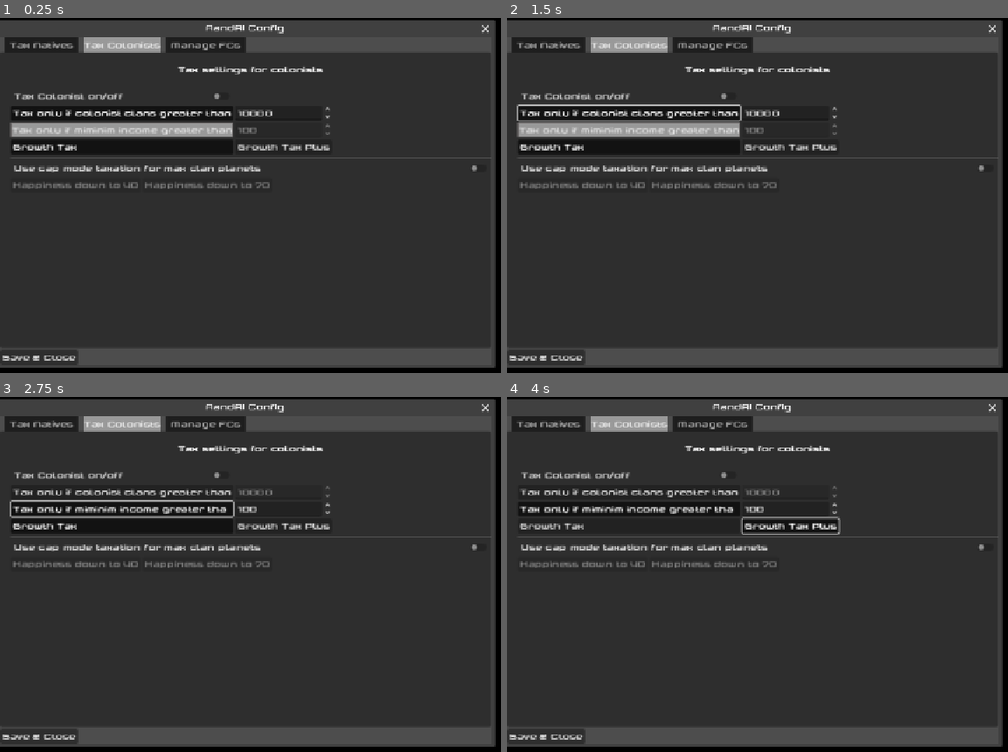
Above: before the commit, frames 1-4 (two rows, left to right).
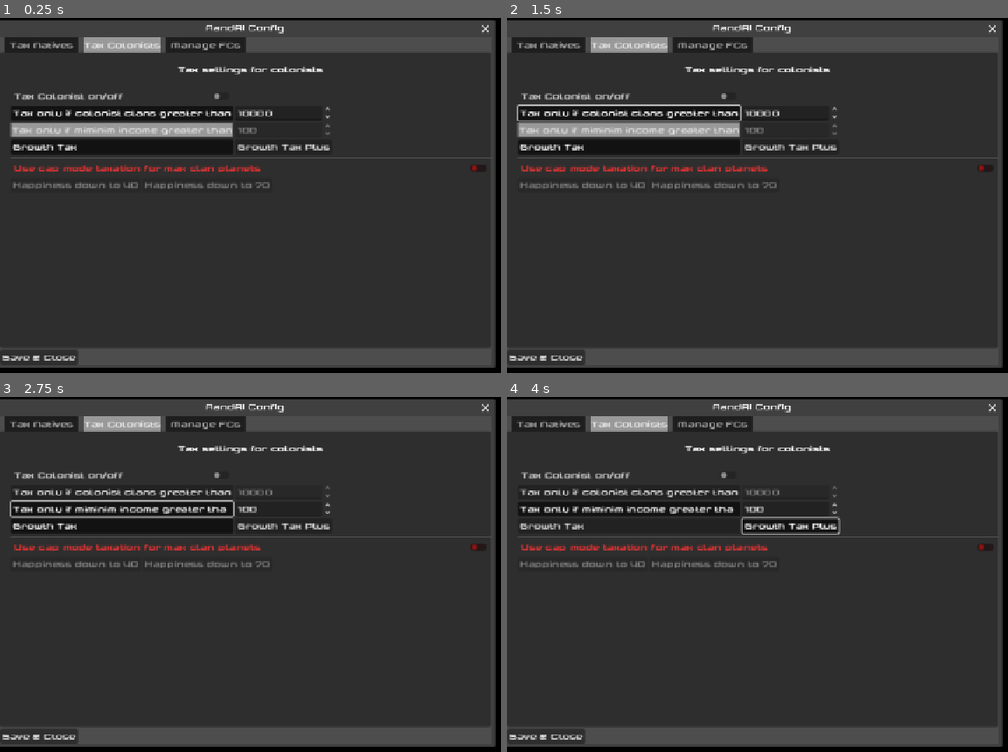
Above: after the commit, the same moments.

Repository: Kecupo/PMS-Planets.nu
Game: Godot game, scene res://Scenes/ConfigPopup.tscn
The game is run twice, just before and just after one commit, with the same random seed, the same clock (stepped at 60 frames per second) and the same inputs. This scene is started directly instead of the project's main scene.
Inputs:
- Up to frame 1 (0.25 s): no input
- Up to frame 2 (1.5 s): click "Tax Colonist on/off" at 0.5 s; click "Tax only if colonist clans gr…" at 1.25 s
- Up to frame 3 (2.75 s): click "Tax only if miminim income gr…" at 2 s
- Up to frame 4 (4 s): click "Growth Tax" at 2.75 s; click "Growth Tax Plus" at 3.5 s

The runs differ from the first frame. In frame 1, 0.6% of the frame differs, in the area x 2-96%, y 41-44%; in frame 2, 0.6%; in frame 3, 0.6%; in frame 4, 0.6%.

Commit message:
CheckButtons

Diff:
--- a/Scenes/ConfigPopup.tscn
+++ b/Scenes/ConfigPopup.tscn
@@ -1,9 +1,10 @@
-[gd_scene load_steps=17 format=3 uid="uid://bsu1td676iiwc"]
+[gd_scene load_steps=18 format=3 uid="uid://bsu1td676iiwc"]
 
 [ext_resource type="Script" uid="uid://c1n0eqjwfpf33" path="res://Scenes/config_popup.gd" id="1_kx6hq"]
 [ext_resource type="ButtonGroup" uid="uid://bhkfvknhr47us" path="res://Scenes/BG_ColTaxMethod.tres" id="2_0issk"]
 [ext_resource type="ButtonGroup" uid="uid://bht4hv716fus7" path="res://Scenes/RB_Col_tax.tres" id="2_cq0wd"]
 [ext_resource type="ButtonGroup" uid="uid://x6d68ollrcar" path="res://Scenes/BG_ColCapTarget.tres" id="3_cq0wd"]
+[ext_resource type="Theme" uid="uid://bxd4w007q566o" path="res://Scenes/TabTheme.tres" id="4_22vw3"]
 
 [sub_resource type="Theme" id="Theme_kx6hq"]
 
@@ -224,6 +225,7 @@
 [node name="ChkColCapModeEnabled" type="CheckButton" parent="RootVBox/Tabs/Tax Colonists/MarginContainer/VBoxContainer"]
 unique_name_in_owner = true
 layout_mode = 2
+theme = ExtResource("4_22vw3")
 text = "Use cap mode taxation for max clan planets"
 
 [node name="HBoxContainer" type="HBoxContainer" parent="RootVBox/Tabs/Tax Colonists/MarginContainer/VBoxContainer"]
--- a/Scenes/TabTheme.tres
+++ b/Scenes/TabTheme.tres
@@ -1,3 +1,7 @@
 [gd_resource type="Theme" format=3 uid="uid://bxd4w007q566o"]
 
 [resource]
+CheckButton/colors/button_checked_color = Color(0.1641388, 0.96875, 0.049194336, 1)
+CheckButton/colors/button_unchecked_color = Color(0.96875, 0.056762695, 0.056762695, 1)
+CheckButton/colors/font_color = Color(0.94509804, 0.18682596, 0.062745094, 1)
+CheckButton/colors/font_pressed_color = Color(0.43567228, 0.9453125, 0.051696777, 1)
--- a/Scenes/config_popup.gd
+++ b/Scenes/config_popup.gd
@@ -38,6 +38,10 @@
 	_wire_native_tab()
 	# Initial pull
 	sync_from_config()
+	_update_check_color(chk_perm_case)
+	_update_check_color(chk_randomize)
+	_update_check_color(chk_nat_cap)
+	_update_check_color(chk_col_cap_mode)
 
 func open_popup() -> void:
 	# beim Öffnen immer aktuellen Spiel-Stand laden
@@ -118,7 +122,10 @@
 	_sync_fc_tab_from_config()
 	_sync_colonist_tab_from_config()
 	_sync_native_tab_from_config()
-
+	_update_check_color(chk_perm_case)
+	_update_check_color(chk_randomize)
+	_update_check_color(chk_nat_cap)
+	_update_check_color(chk_col_cap_mode)
 	_syncing = false
 
 func _sync_native_tab_from_config() -> void:
@@ -193,6 +200,7 @@
 		return
 	RandAI_Config.permute_special_fcs_case = on
 	RandAI_Config.mark_dirty()
+	_update_check_color(chk_perm_case)
 
 func _on_txt_never_changed() -> void:
 	if _syncing:
@@ -333,7 +341,11 @@
 
 	_update_colonist_cap_controls()
 
-
+func _update_check_color(btn: CheckButton) -> void:
+	if btn.button_pressed:
+		btn.add_theme_color_override("font_color", Color(0.2, 0.9, 0.2)) # grün
+	else:
+		btn.add_theme_color_override("font_color", Color(0.9, 0.2, 0.2)) # rot
 
 func _on_col_cap_target_changed(_on: bool) -> void:
 	if _syncing:
